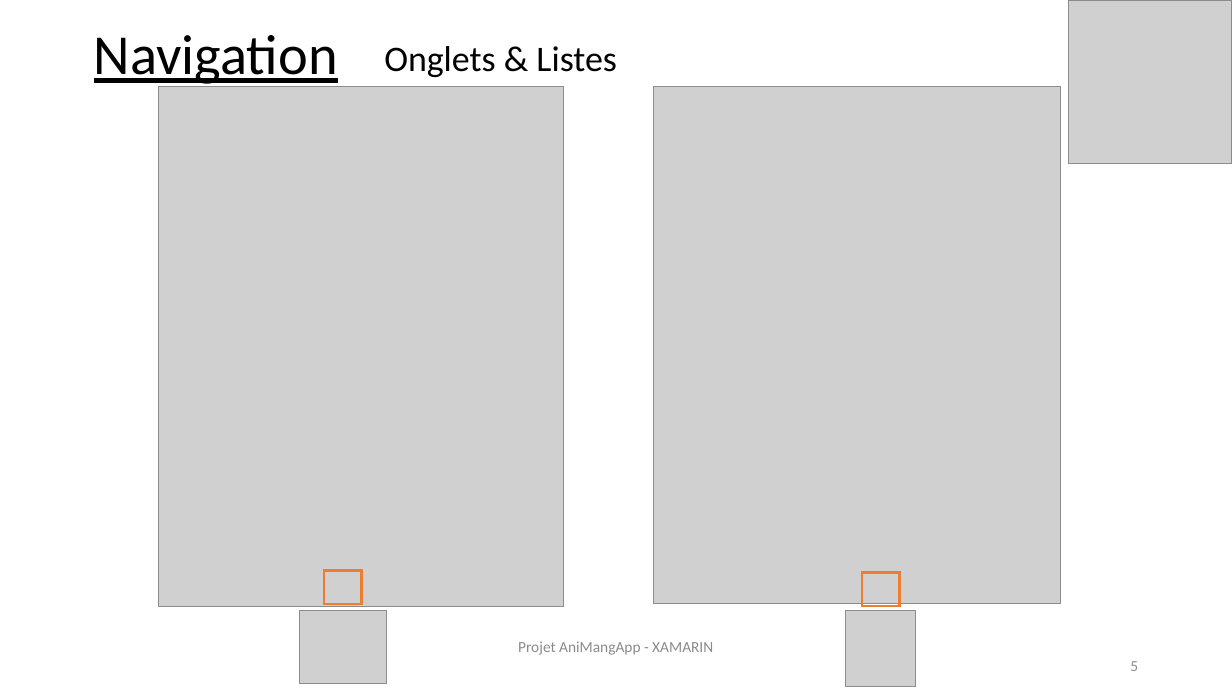
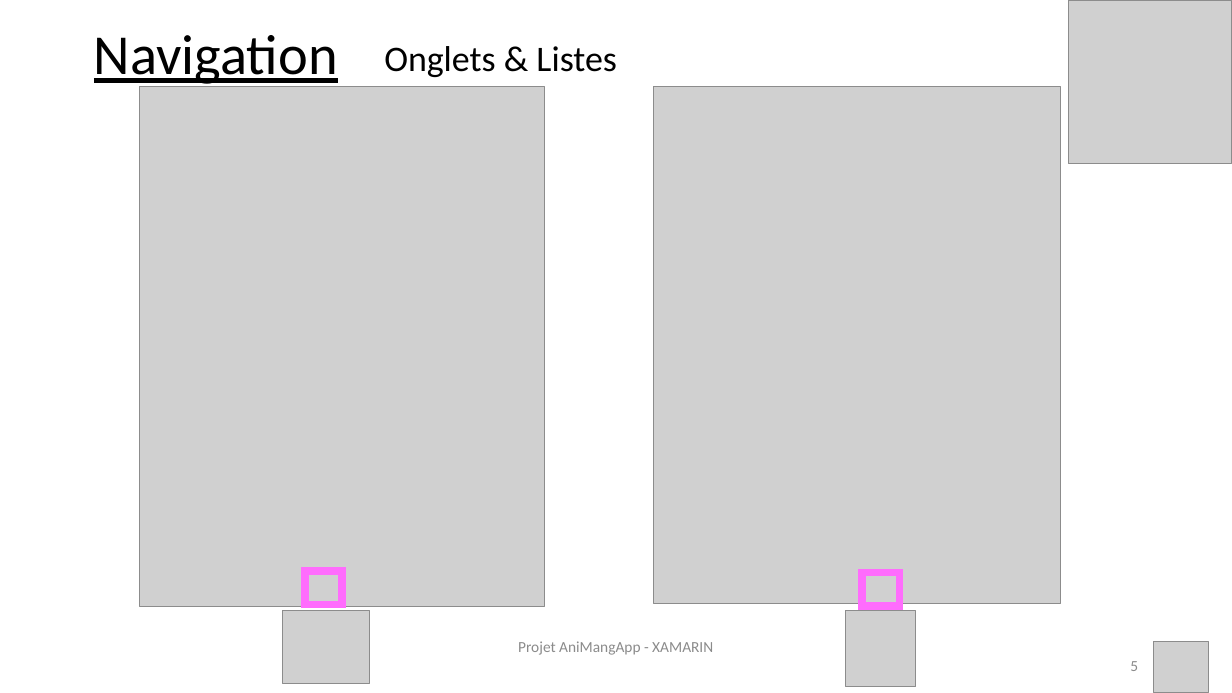
Before and after one commit to MyleneG06/projXamarin, a slide deck: slide 5 of Prez-Xamarin_AniMangApp.pptx. Drawn at 1232x693 pixels with LibreOffice and Linux fonts; fonts in the diff are those of the drawing; grey boxes stand for pictures. Boxes give left, top, right and bottom in pixels: in the first picture for what was removed or moved away, otherwise in the second. Text is boxed around its words. In the diff, an @@ line names an element or a change of style, - is before the commit and + after.

```diff
--- a/Prez-Xamarin_AniMangApp.pptx
+++ b/Prez-Xamarin_AniMangApp.pptx
@@ picture: place and size @@
-picture at [159,87,564,606]
+picture at [140,87,544,606]
@@ rectangle: place and size @@
-rectangle at [324,570,361,604]
+rectangle at [305,571,342,605]
@@ rectangle at [305,571,342,605]: outline #ED7D31 2 pt to #FF6CFD 6 pt @@
@@ rectangle at [862,573,899,607]: outline #ED7D31 2 pt to #FF6CFD 6 pt @@
@@ picture: place and size @@
-picture at [299,611,386,683]
+picture at [283,611,370,683]
@@ picture added at [1153,641,1208,693] @@
```
Also in this commit, not shown: 11 other slides changed, 1 slide removed.
